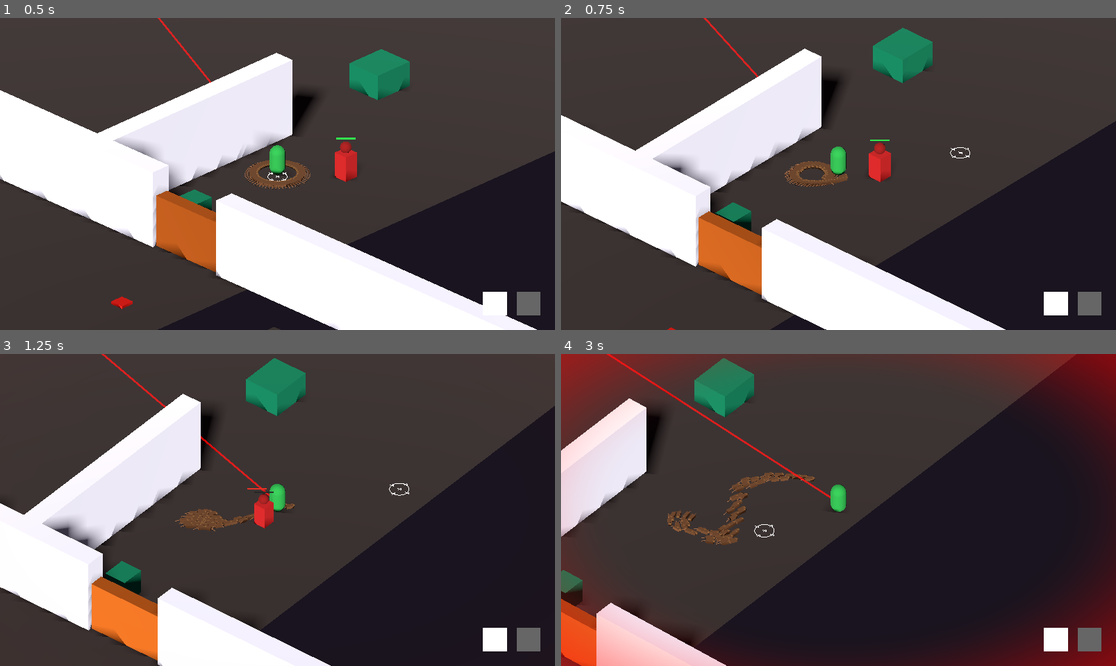
Above: before the commit, frames 1-4 (two rows, left to right).
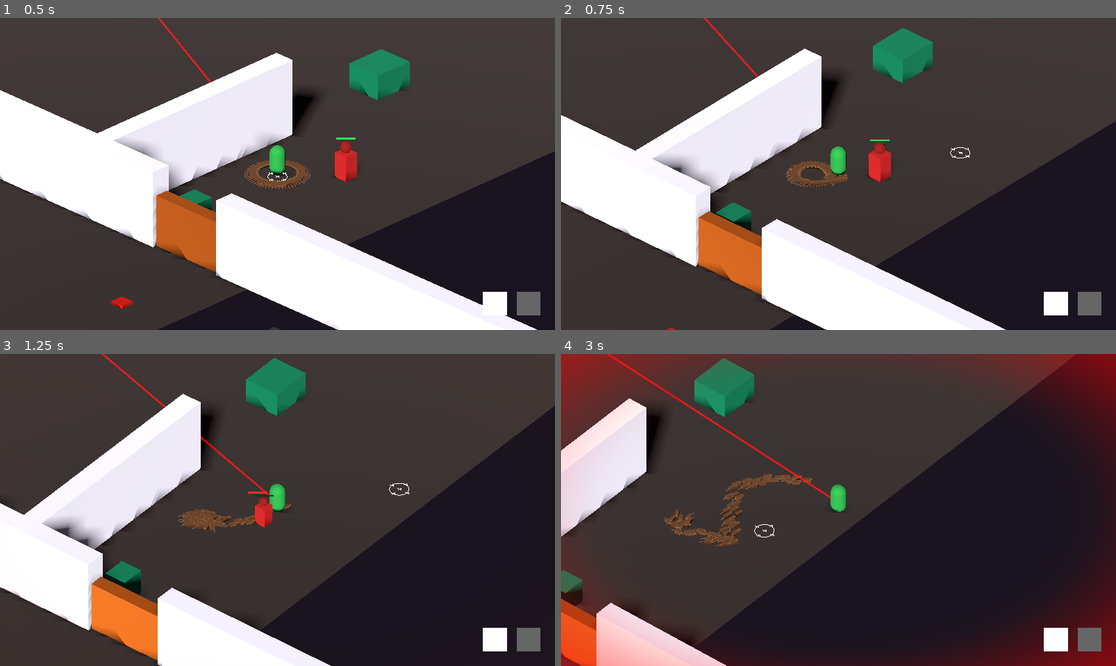
Above: after the commit, the same moments.

Repository: VirtuaIL/ZTGK-Prototyp
Game: Godot game, scene res://scenes/main.tscn
Two runs of this game, one before a commit and one after it. Both use one fixed random seed, a clock stepped at 60 frames per second and the inputs below.
Inputs (mouse positions are in pixels of both pictures, inside the frame that each line leads up to):
- Up to frame 1 (0.5 s): no input
- Up to frame 2 (0.75 s): tap Enter at 0.5 s; move the mouse to (960, 158) at 0.52 s; hold D (move_right) from 0.53 s (still down); hold Space (recall_rats) from 0.53 s (still down); click (960, 158) at 0.67 s
- Up to frame 3 (1.25 s): keep holding D (move_right); keep holding Space (recall_rats)
- Up to frame 4 (3 s): release D (move_right) at 1.25 s; release Space (recall_rats) at 1.25 s; drag from (727, 525) to (810, 572) at 1.27 s; move the mouse to (894, 441) at 2.02 s; hold D (move_right) 2.03-2.75 s; hold Space (recall_rats) 2.03-2.75 s; drag from (810, 572) to (672, 463) at 2.77 s

Frame 1 is identical in both runs. In frame 2, 0.2% of the frame differs, in the area x 37-52%, y 42-55%; in frame 3, 0.4%; in frame 4, 0.8%, in the area x 18-46%, y 37-62%.

Commit message:
refactor(rat_manager): dynamically calculate required rats based on object volume

Diff:
--- a/scripts/rat_manager.gd
+++ b/scripts/rat_manager.gd
@@ -1205,21 +1205,42 @@
 	if count == 0:
 		return
 
-	var needed: int = min(obj.get("carriers_required"), count)
+	# Dynamically calculate required rats based on object's bounding box volume
+	var obj_volume := 1.0
+	var obj_max_extent := 0.5
+	var shape_owner_id := obj.shape_find_owner(0)
+	if shape_owner_id != -1:
+		var shape_owner := obj.shape_owner_get_owner(shape_owner_id) as CollisionShape3D
+		if shape_owner and shape_owner.shape:
+			var aabb := shape_owner.shape.get_debug_mesh().get_aabb()
+			obj_volume = aabb.size.x * aabb.size.y * aabb.size.z
+			# Scale by object's global scale if necessary
+			var scl := obj.global_transform.basis.get_scale()
+			obj_volume *= scl.x * scl.y * scl.z
+
+			obj_max_extent = maxf(aabb.size.x * scl.x, aabb.size.z * scl.z) * 0.5
+
+	# Map volume to a rat count between 3 and 8
+	var mapped_required: int = int(round(remap(clampf(obj_volume, 0.5, 10.0), 0.5, 10.0, 3.0, 8.0)))
+	var needed: int = min(mapped_required, count)
+
 	if needed <= 0:
 		return
 
-	var ring_radius := 1.0
-	if needed > 8:
-		ring_radius = 1.5
+	# Make radius just outside the object
+	var ring_radius := obj_max_extent + 0.3
 
 	obj.get("carrier_rats").clear()
+
+	# Pick random rats from the available pool
+	available_rats.shuffle()
 
 	for i in range(needed):
 		var angle := (TAU / needed) * i
 		var local_offset := Vector3(cos(angle) * ring_radius, 0.0, sin(angle) * ring_radius)
-		var world_pos := obj.global_transform * local_offset
-		var r: CharacterBody3D = available_rats[i]
+		var world_pos := _carrier_offset_world_pos(obj.global_transform, local_offset)
+		var r: CharacterBody3D = available_rats[i] # already shuffled
+
 		r.state = r.State.FOLLOW
 		r.is_following_player = false
 		r.follow_offset = Vector3.ZERO
@@ -1292,9 +1313,15 @@
 	var obj_transform: Transform3D = grabbed_object.global_transform
 	for r in grabbed_object.get("carrier_rats"):
 		if r and carrier_rat_offsets.has(r):
-			var target_pos: Vector3 = obj_transform * (carrier_rat_offsets[r] as Vector3)
+			var target_pos: Vector3 = _carrier_offset_world_pos(obj_transform, carrier_rat_offsets[r] as Vector3)
 			r.blob_target = target_pos
 			r.set_target(target_pos)
+
+
+func _carrier_offset_world_pos(obj_transform: Transform3D, local_offset: Vector3) -> Vector3:
+	# Apply rotation only; local_offset is already in world units.
+	var rot_basis := obj_transform.basis.orthonormalized()
+	return obj_transform.origin + rot_basis * local_offset
 
 
 func _release_object_carriers(obj: CharacterBody3D) -> void:
